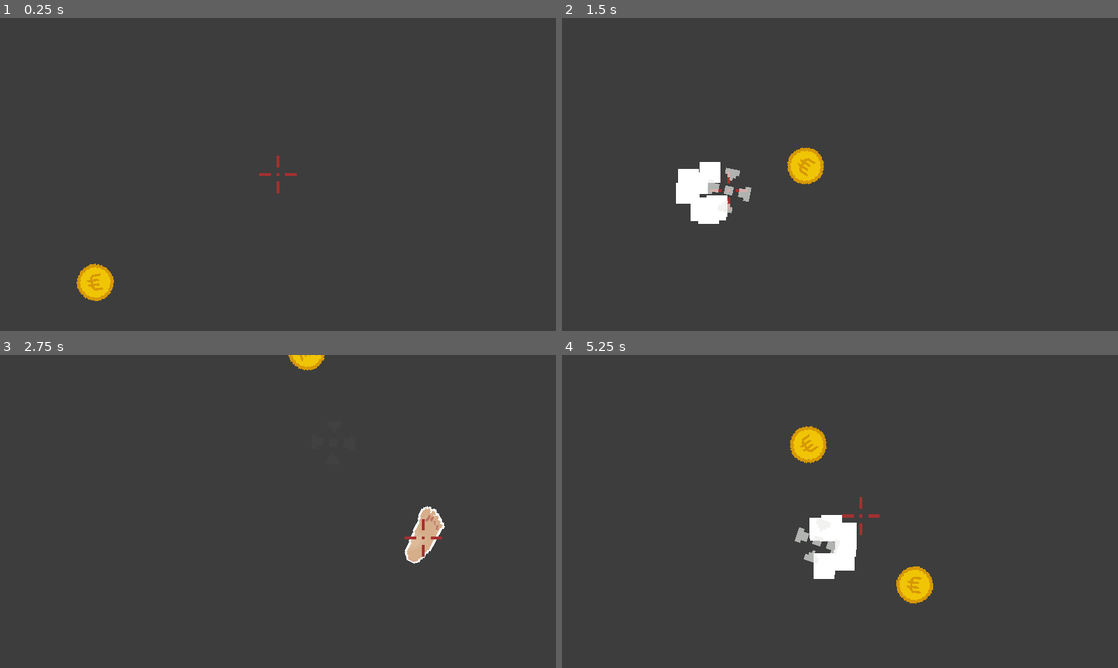
Above: before the commit, frames 1-4 (two rows, left to right).
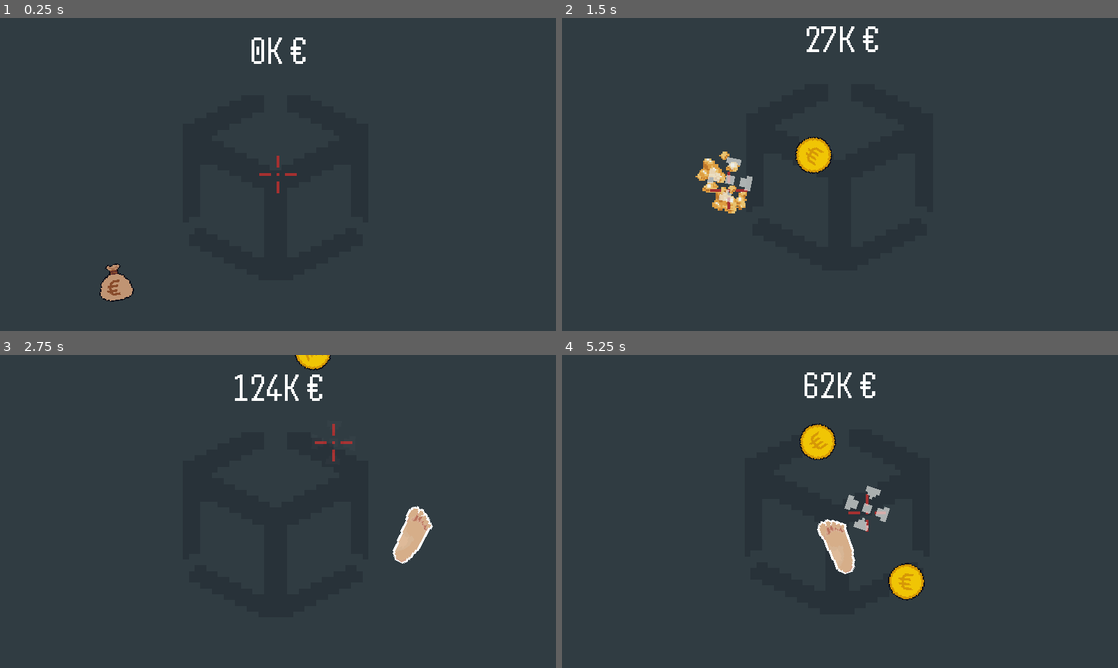
Above: after the commit, the same moments.

Repository: timoschwarzer/unity-footgun
Game: Godot game, scene res://Stage.tscn
Same seed, same stepped clock (60 frames per second), same inputs: the game is played once before the commit and once after it.
Inputs (mouse positions are in pixels of both pictures, inside the frame that each line leads up to):
- Up to frame 1 (0.25 s): no input
- Up to frame 2 (1.5 s): move the mouse to (962, 158) at 0.52 s; click (962, 158) at 0.6 s; move the mouse to (728, 190) at 1.27 s; click (728, 190) at 1.35 s
- Up to frame 3 (2.75 s): move the mouse to (333, 442) at 2.02 s; click (333, 442) at 2.1 s
- Up to frame 4 (5.25 s): move the mouse to (812, 574) at 2.77 s; click (812, 574) at 2.85 s; move the mouse to (1006, 558) at 3.52 s; click (1006, 558) at 3.6 s; move the mouse to (673, 464) at 4.27 s; click (673, 464) at 4.35 s; move the mouse to (867, 511) at 5.02 s; click (867, 511) at 5.1 s

The runs differ from the first frame. In frame 1, 1.3% of the frame differs, in the area x 13-55%, y 6-91%; in frame 2, 3.0%; in frame 3, 1.6%; in frame 4, 3.4%, in the area x 41-67%, y 5-80%.

Commit message:
Finish game

Diff:
--- /dev/null
+++ b/Camera.gd
@@ -0,0 +1,37 @@
+extends Camera2D
+
+var shake_length := 1.0
+var shake_timeout := 0.0
+var shake_amplitude := 0.0
+var shake_target := Vector2()
+var zoom_target := 0.0
+var shock_timeout := 0.0
+var zoom_uniform := 1.0
+var zoom_uniform_offset := 0.0
+
+func _process(delta: float) -> void:
+	shake_timeout -= delta
+	shock_timeout -= delta
+
+	if (shake_timeout > 0):
+		if (shock_timeout <= 0):
+			var rand_amplitude = shake_timeout / shake_length * shake_amplitude
+			shake_target = Vector2(randf_range(-rand_amplitude, rand_amplitude), randf_range(-rand_amplitude, rand_amplitude))
+			shock_timeout = randf_range(0.03, 0.04)
+			zoom_target = shake_timeout / shake_length * randf_range(-0.1, 0.1) * rand_amplitude * 0.01
+
+		offset = offset.lerp(shake_target, 15.0 * delta * shock_timeout * 20.0)
+		zoom_uniform_offset = lerp(zoom_uniform_offset, zoom_target, 15.0 * delta * shock_timeout * 20.0)
+	else:
+		offset = offset.lerp(Vector2(), 15.0 * delta)
+		zoom_uniform_offset = lerp(zoom_uniform_offset, 0.0, 15.0 * delta)
+
+	zoom = Vector2(
+		zoom_uniform + zoom_uniform_offset,
+		zoom_uniform + zoom_uniform_offset
+	)
+
+func shake(length, amplitude):
+	shake_timeout = length
+	shake_length = length
+	shake_amplitude = amplitude
--- a/Crosshair.gd
+++ b/Crosshair.gd
@@ -1,17 +1,33 @@
 extends Node2D
 
 @onready var foot_detect_area = $TransformReset/FootDetectArea
+@onready var detach_line = $DetachLine
+@onready var foot_detect_shape = $TransformReset/FootDetectArea/FootDetectShape
+
+@export var foot_detect_radius = 0.0 : set = set_foot_detect_radius, get = get_foot_detect_radius
 
 var bodies_inside = []
 var mouse_pos_snap_pos_ratio = 0.0
 var snap_pos = Vector2(0, 0)
 
+func set_foot_detect_radius(value):
+	foot_detect_shape.shape.radius = value
+	print(value)
+
+func get_foot_detect_radius():
+	return foot_detect_shape.shape.radius
+
 func _process(delta: float) -> void:
-	foot_detect_area.global_position = get_global_mouse_position()
-	global_position = lerp(get_global_mouse_position(), snap_pos, mouse_pos_snap_pos_ratio)
+	var mouse_pos = get_global_mouse_position()
+	foot_detect_area.global_position = mouse_pos
+	global_position = lerp(mouse_pos, snap_pos, mouse_pos_snap_pos_ratio)
 
-	if !bodies_inside.is_empty():
+	if GameState.active && !bodies_inside.is_empty():
 		snap_pos = bodies_inside[0].global_position
+
+	detach_line.modulate.a = mouse_pos_snap_pos_ratio
+	if mouse_pos_snap_pos_ratio > 0.0:
+		detach_line.set_point_position(1, transform.affine_inverse() * mouse_pos)
 
 func _on_foot_detect_area_body_entered(body: Node2D) -> void:
 	if !body.is_in_group('feet'):
@@ -28,9 +44,10 @@
 	update_snapping()
 
 func update_snapping() -> void:
+	if !GameState.active:
+		return
+
 	if bodies_inside.is_empty():
-		var tween = get_tree().create_tween()
-		tween.tween_property(self, 'mouse_pos_snap_pos_ratio', 0.0, 0.3).set_ease(Tween.EASE_OUT).set_trans(Tween.TRANS_EXPO)
+		get_tree().create_tween().tween_property(self, 'mouse_pos_snap_pos_ratio', 0.0, 0.3).set_ease(Tween.EASE_OUT).set_trans(Tween.TRANS_EXPO)
 	else:
-		var tween = get_tree().create_tween()
-		tween.tween_property(self, 'mouse_pos_snap_pos_ratio', 1.0, 0.3).set_ease(Tween.EASE_OUT).set_trans(Tween.TRANS_EXPO)
+		get_tree().create_tween().tween_property(self, 'mouse_pos_snap_pos_ratio', 1.0, 0.3).set_ease(Tween.EASE_OUT).set_trans(Tween.TRANS_EXPO)
--- a/Crosshair.tscn
+++ b/Crosshair.tscn
@@ -1,10 +1,17 @@
-[gd_scene load_steps=4 format=3 uid="uid://bomdio0wj7dkt"]
+[gd_scene load_steps=6 format=3 uid="uid://bomdio0wj7dkt"]
 
 [ext_resource type="Script" path="res://Crosshair.gd" id="1_5ki7d"]
 [ext_resource type="Texture2D" uid="uid://b0d4dvk7issy" path="res://assets/crosshair1.png" id="2_88ivv"]
 
 [sub_resource type="CircleShape2D" id="CircleShape2D_jjlvh"]
-radius = 457.01
+radius = 1.0
+
+[sub_resource type="Curve" id="Curve_57vrr"]
+_data = [Vector2(0, 1), 0.0, 0.0, 0, 0, Vector2(1, 0), 0.0, 0.0, 0, 0]
+point_count = 2
+
+[sub_resource type="Gradient" id="Gradient_cyt6e"]
+colors = PackedColorArray(1, 1, 1, 1, 1, 1, 1, 0)
 
 [node name="Crosshair" type="Node2D"]
 script = ExtResource("1_5ki7d")
@@ -13,12 +20,19 @@
 
 [node name="FootDetectArea" type="Area2D" parent="TransformReset"]
 
-[node name="CollisionShape" type="CollisionShape2D" parent="TransformReset/FootDetectArea"]
+[node name="FootDetectShape" type="CollisionShape2D" parent="TransformReset/FootDetectArea"]
 shape = SubResource("CircleShape2D_jjlvh")
 
 [node name="Sprite" type="Sprite2D" parent="."]
 scale = Vector2(10, 10)
 texture = ExtResource("2_88ivv")
 
+[node name="DetachLine" type="Line2D" parent="."]
+points = PackedVector2Array(0, 0, 100, 0)
+width_curve = SubResource("Curve_57vrr")
+gradient = SubResource("Gradient_cyt6e")
+begin_cap_mode = 2
+end_cap_mode = 2
+
 [connection signal="body_entered" from="TransformReset/FootDetectArea" to="." method="_on_foot_detect_area_body_entered"]
 [connection signal="body_exited" from="TransformReset/FootDetectArea" to="." method="_on_foot_detect_area_body_exited"]
--- a/CrosshairImprint.tscn
+++ b/CrosshairImprint.tscn
@@ -2,6 +2,21 @@
 
 [ext_resource type="Script" path="res://CrosshairImprint.gd" id="1_hh02m"]
 [ext_resource type="Texture2D" uid="uid://bey2slvvgck65" path="res://assets/crosshair2.png" id="1_uvhpu"]
+
+[sub_resource type="Animation" id="Animation_xbm77"]
+length = 0.001
+tracks/0/type = "value"
+tracks/0/imported = false
+tracks/0/enabled = true
+tracks/0/path = NodePath("Sprite:modulate")
+tracks/0/interp = 1
+tracks/0/loop_wrap = true
+tracks/0/keys = {
+"times": PackedFloat32Array(0),
+"transitions": PackedFloat32Array(1),
+"update": 0,
+"values": [Color(1, 1, 1, 1)]
+}
 
 [sub_resource type="Animation" id="Animation_tl680"]
 resource_name = "fade_out"
@@ -32,21 +47,6 @@
 }]
 }
 
-[sub_resource type="Animation" id="Animation_xbm77"]
-length = 0.001
-tracks/0/type = "value"
-tracks/0/imported = false
-tracks/0/enabled = true
-tracks/0/path = NodePath("Sprite:modulate")
-tracks/0/interp = 1
-tracks/0/loop_wrap = true
-tracks/0/keys = {
-"times": PackedFloat32Array(0),
-"transitions": PackedFloat32Array(1),
-"update": 0,
-"values": [Color(1, 1, 1, 1)]
-}
-
 [sub_resource type="AnimationLibrary" id="AnimationLibrary_v53fr"]
 _data = {
 "RESET": SubResource("Animation_xbm77"),
--- a/FlyingObject.gd
+++ b/FlyingObject.gd
@@ -9,7 +9,17 @@
 
 func become_foot():
 	sprite.texture = preload('res://assets/foot.png')
+	explode_particles.texture = preload('res://assets/foot_particles.png')
 	add_to_group('feet')
+
+func become_money():
+	match randi() % 2:
+		0:
+			sprite.texture = preload('res://assets/coin_outline.png')
+			explode_particles.texture = preload('res://assets/gold_particles.png')
+		1:
+			sprite.texture = preload('res://assets/bag_outline.png')
+			explode_particles.texture = preload('res://assets/gold_particles.png')
 
 func _process(delta: float) -> void:
 	explode_particles.global_rotation = 0.0
--- a/FlyingObject.tscn
+++ b/FlyingObject.tscn
@@ -1,7 +1,8 @@
-[gd_scene load_steps=11 format=3 uid="uid://capnfqe17wj1a"]
+[gd_scene load_steps=10 format=3 uid="uid://capnfqe17wj1a"]
 
-[ext_resource type="Texture2D" uid="uid://bvhymfnyub4vu" path="res://assets/coin.png" id="1_6fwic"]
 [ext_resource type="Script" path="res://FlyingObject.gd" id="1_aiadf"]
+[ext_resource type="Texture2D" uid="uid://cfe2j22r5ow51" path="res://assets/coin_outline.png" id="2_vv1jq"]
+[ext_resource type="Texture2D" uid="uid://cq26utm5mrj53" path="res://assets/gold_particles.png" id="3_7prx3"]
 
 [sub_resource type="CircleShape2D" id="CircleShape2D_yl21u"]
 radius = 117.017
@@ -80,16 +81,11 @@
 "explode": SubResource("Animation_7j6js")
 }
 
-[sub_resource type="Gradient" id="Gradient_ml4j7"]
-colors = PackedColorArray(1, 1, 1, 1, 1, 1, 1, 1)
-
-[sub_resource type="FastNoiseLite" id="FastNoiseLite_axbp2"]
-
-[sub_resource type="NoiseTexture2D" id="NoiseTexture2D_rfeft"]
-width = 1
-height = 1
-color_ramp = SubResource("Gradient_ml4j7")
-noise = SubResource("FastNoiseLite_axbp2")
+[sub_resource type="CanvasItemMaterial" id="CanvasItemMaterial_oq23s"]
+particles_animation = true
+particles_anim_h_frames = 3
+particles_anim_v_frames = 1
+particles_anim_loop = false
 
 [sub_resource type="Curve" id="Curve_pvtu2"]
 _data = [Vector2(0, 0.991649), 0.0, -3.49446, 0, 0, Vector2(1, 0), 0.0, 0.0, 0, 0]
@@ -101,7 +97,7 @@
 
 [node name="Sprite" type="Sprite2D" parent="."]
 scale = Vector2(4, 4)
-texture = ExtResource("1_6fwic")
+texture = ExtResource("2_vv1jq")
 
 [node name="CollisionShape" type="CollisionShape2D" parent="."]
 shape = SubResource("CircleShape2D_yl21u")
@@ -112,18 +108,19 @@
 }
 
 [node name="ExplodeParticles" type="CPUParticles2D" parent="."]
+material = SubResource("CanvasItemMaterial_oq23s")
 emitting = false
 amount = 10
-one_shot = true
 explosiveness = 1.0
 local_coords = true
-texture = SubResource("NoiseTexture2D_rfeft")
+texture = ExtResource("3_7prx3")
 spread = 180.0
 gravity = Vector2(0, 200)
 initial_velocity_min = 500.0
 initial_velocity_max = 900.0
 damping_min = 1000.0
 damping_max = 2000.0
-scale_amount_min = 100.0
-scale_amount_max = 100.0
+scale_amount_min = 8.0
+scale_amount_max = 8.0
 scale_amount_curve = SubResource("Curve_pvtu2")
+anim_offset_max = 1.0
--- /dev/null
+++ b/GameState.gd
@@ -0,0 +1,3 @@
+extends Node
+
+var active := true
--- a/Stage.gd
+++ b/Stage.gd
@@ -1,59 +1,130 @@
-extends Node2D
+extends Control
 
 const FlyingObject = preload('res://FlyingObject.tscn')
 const CrosshairImprint = preload('res://CrosshairImprint.tscn')
 
 @onready var flying_objects_container = $FlyingObjectsContainer
 @onready var crosshair = $Crosshair
+@onready var score_label = $UIRoot/ScoreLabel
+@onready var highscore_label = $UIRoot/TryAgain/VBoxContainer/HighscoreLabel
+@onready var try_again = $UIRoot/TryAgain
+@onready var camera = $Camera
+@onready var animation_player = $UIRoot/TryAgain/AnimationPlayer
 
 const FREQUENCY_MIN = 0.2
 const FREQUENCY_MAX = 1.0
 const FREQUENCY_STEP = 0.02
+const MAX_FOOT_DETECT_RADIUS = 450.0
+const MAX_FOOT_DETECT_RADIUS_HIGHSCORE_THRESHOLD = 10000.0
 
 var frequency = FREQUENCY_MAX
 var spawn_timeout = 0.0
 var score = 0
+var displayed_score: int = 0
+var highscore: int = 0
 
 func _process(delta: float) -> void:
-	spawn_timeout -= delta
+	if GameState.active:
+		spawn_timeout -= delta
 
-	if Input.is_action_just_pressed('shoot'):
-		var crosshair_imprint_instance = CrosshairImprint.instantiate()
-		crosshair_imprint_instance.global_position = crosshair.global_position
-		add_child(crosshair_imprint_instance)
+		if Input.is_action_just_pressed('shoot'):
+			var crosshair_imprint_instance = CrosshairImprint.instantiate()
+			crosshair_imprint_instance.global_position = crosshair.global_position
+			add_child(crosshair_imprint_instance)
 
-		var space = get_world_2d().direct_space_state
-		var query_parameters = PhysicsPointQueryParameters2D.new()
-		query_parameters.position = crosshair.global_position
-		var objects_under_crosshair = space.intersect_point(query_parameters, 4)
+			var space = get_world_2d().direct_space_state
+			var query_parameters = PhysicsPointQueryParameters2D.new()
+			query_parameters.position = crosshair.global_position
+			var objects_under_crosshair = space.intersect_point(query_parameters, 4)
 
-		var closest = null
-		var closest_distance = null
+			var closest: FlyingObject = null
+			var closest_distance = null
 
-		for hit in objects_under_crosshair:
-			if !(hit.collider is FlyingObject):
-				continue
+			for hit in objects_under_crosshair:
+				if !(hit.collider is FlyingObject):
+					continue
 
-			var distance = crosshair.global_position.distance_squared_to(hit.collider.global_position)
-			if closest == null || distance < closest_distance:
-				closest = hit.collider
-				closest_distance = distance
+				var distance = crosshair.global_position.distance_squared_to(hit.collider.global_position)
+				if closest == null || distance < closest_distance:
+					closest = hit.collider
+					closest_distance = distance
 
-		if closest:
-			closest.explode()
-			frequency = max(FREQUENCY_MIN, frequency - FREQUENCY_STEP)
+			if closest:
+				closest.explode()
+				frequency = max(FREQUENCY_MIN, frequency - FREQUENCY_STEP)
 
-	if spawn_timeout < 0:
-		spawn_flying_object()
-		spawn_timeout = frequency
+				if closest.is_in_group('feet'):
+					score = max(0, score - highscore * 0.5)
+					score_label.modulate = Color.RED
+					get_tree().create_tween().tween_property(score_label, 'modulate', Color.WHITE, 1.0)
+				else:
+					var added_points = randi_range(100, 200)
+					score += added_points
+
+				if score < 1:
+					end_game()
+
+				get_tree().create_tween().tween_property(self, 'displayed_score', score, 1.0).set_ease(Tween.EASE_OUT).set_trans(Tween.TRANS_QUAD)
+				highscore = max(highscore, score)
+				camera.shake(0.3, 100)
+				update_foot_detect_radius()
+			else:
+				camera.shake(0.2, 40)
+
+		if spawn_timeout < 0:
+			spawn_flying_object()
+			spawn_timeout = frequency
+
+	score_label.text = '%sK €' % make_score_string(displayed_score)
+
+func make_score_string(value):
+	var score_string = str(value)
+	for i in range(score_string.length() - 3, 0, -3):
+		score_string = score_string.insert(i, '.')
+	return score_string
 
 func spawn_flying_object():
 	var viewport_size = get_viewport_rect().size
 	var instance := FlyingObject.instantiate()
-	instance.global_position = Vector2(randf_range(0, viewport_size.x), viewport_size.y + 50)
+	instance.global_position = Vector2(randf_range(100, viewport_size.x - 100), viewport_size.y + 50)
 	instance.linear_velocity = Vector2(randf_range(-300, 300), randf_range(-viewport_size.y * 0.8, -viewport_size.y * 1.5))
 	instance.angular_velocity = randf_range(-1.5, 1.5)
 	flying_objects_container.add_child(instance)
 
-	if randi() % 3 == 0:
+	if randi() % 3 == 0 && score > 0:
 		instance.become_foot()
+	else:
+		instance.become_money()
+
+func end_game():
+	GameState.active = false
+	try_again.modulate.a = 0
+	try_again.visible = true
+	highscore_label.text = 'Highscore: %sK €' % make_score_string(highscore)
+	get_tree().create_tween().tween_property(crosshair, 'mouse_pos_snap_pos_ratio', 0.0, 1.0).set_ease(Tween.EASE_OUT).set_trans(Tween.TRANS_EXPO)
+	get_tree().create_tween().tween_property(try_again, 'modulate', Color.WHITE, 1.0)
+	animation_player.play('amogus')
+
+func restart_game():
+	frequency = FREQUENCY_MAX
+	score = 0
+	displayed_score = 0
+	highscore = 0
+	GameState.active = true
+	update_foot_detect_radius()
+
+func update_foot_detect_radius():
+	crosshair.foot_detect_radius = min((highscore / MAX_FOOT_DETECT_RADIUS_HIGHSCORE_THRESHOLD), 1.0) * MAX_FOOT_DETECT_RADIUS
+
+func _on_yes_button_pressed() -> void:
+	if GameState.active:
+		return
+
+	restart_game()
+
+	var tween = get_tree().create_tween()
+	tween.tween_property(try_again, 'modulate', Color.TRANSPARENT, 0.3)
+	tween.finished.connect(
+		func():
+			try_again.visible = false
+	)
--- a/Stage.tscn
+++ b/Stage.tscn
@@ -1,11 +1,240 @@
-[gd_scene load_steps=3 format=3 uid="uid://bqumu08tqr6e7"]
+[gd_scene load_steps=15 format=3 uid="uid://bqumu08tqr6e7"]
 
 [ext_resource type="Script" path="res://Stage.gd" id="1_iiwl1"]
 [ext_resource type="PackedScene" uid="uid://bomdio0wj7dkt" path="res://Crosshair.tscn" id="2_ukxpg"]
-
-[node name="Stage" type="Node2D"]
+[ext_resource type="FontFile" uid="uid://bgdespvtl5tmn" path="res://assets/Handjet-Regular.ttf" id="3_dq0mj"]
+[ext_resource type="Texture2D" uid="uid://h0m0l2tywyoa" path="res://assets/Button1.png" id="4_umgto"]
+[ext_resource type="Texture2D" uid="uid://evuiymxh5a1j" path="res://assets/Button2.png" id="5_ckp8u"]
+[ext_resource type="Texture2D" uid="uid://dsvm27vin3a7n" path="res://assets/Unity_logo.png" id="5_w80pv"]
+[ext_resource type="Texture2D" uid="uid://cxfgeuh1y2vng" path="res://assets/godotus.png" id="6_5rgjs"]
+[ext_resource type="Script" path="res://Camera.gd" id="6_kjyxc"]
+
+[sub_resource type="Gradient" id="Gradient_x1nli"]
+colors = PackedColorArray(1, 1, 1, 1, 1, 1, 1, 1)
+
+[sub_resource type="FastNoiseLite" id="FastNoiseLite_siqv2"]
+
+[sub_resource type="NoiseTexture2D" id="NoiseTexture2D_aw7pj"]
+width = 1
+height = 1
+color_ramp = SubResource("Gradient_x1nli")
+noise = SubResource("FastNoiseLite_siqv2")
+
+[sub_resource type="Animation" id="Animation_b2tkh"]
+length = 0.001
+tracks/0/type = "value"
+tracks/0/imported = false
+tracks/0/enabled = true
+tracks/0/path = NodePath("Godotus:anchor_top")
+tracks/0/interp = 1
+tracks/0/loop_wrap = true
+tracks/0/keys = {
+"times": PackedFloat32Array(0),
+"transitions": PackedFloat32Array(1),
+"update": 0,
+"values": [1.2]
+}
+tracks/1/type = "value"
+tracks/1/imported = false
+tracks/1/enabled = true
+tracks/1/path = NodePath("Godotus:anchor_bottom")
+tracks/1/interp = 1
+tracks/1/loop_wrap = true
+tracks/1/keys = {
+"times": PackedFloat32Array(0),
+"transitions": PackedFloat32Array(1),
+"update": 0,
+"values": [1.2]
+}
+tracks/2/type = "value"
+tracks/2/imported = false
+tracks/2/enabled = true
+tracks/2/path = NodePath("Godotus:self_modulate")
+tracks/2/interp = 1
+tracks/2/loop_wrap = true
+tracks/2/keys = {
+"times": PackedFloat32Array(0),
+"transitions": PackedFloat32Array(1),
+"update": 0,
+"values": [Color(1, 1, 1, 0)]
+}
+
+[sub_resource type="Animation" id="Animation_piuyi"]
+resource_name = "amogus"
+length = 13.0
+tracks/0/type = "value"
+tracks/0/imported = false
+tracks/0/enabled = true
+tracks/0/path = NodePath("Godotus:anchor_top")
+tracks/0/interp = 1
+tracks/0/loop_wrap = true
+tracks/0/keys = {
+"times": PackedFloat32Array(8, 13),
+"transitions": PackedFloat32Array(0.517632, 1),
+"update": 0,
+"values": [1.2, 1.0]
+}
+tracks/1/type = "value"
+tracks/1/imported = false
+tracks/1/enabled = true
+tracks/1/path = NodePath("Godotus:anchor_bottom")
+tracks/1/interp = 1
+tracks/1/loop_wrap = true
+tracks/1/keys = {
+"times": PackedFloat32Array(8, 13),
+"transitions": PackedFloat32Array(0.517632, 1),
+"update": 0,
+"values": [1.2, 1.0]
+}
+tracks/2/type = "value"
+tracks/2/imported = false
+tracks/2/enabled = true
+tracks/2/path = NodePath("Godotus:self_modulate")
+tracks/2/interp = 1
+tracks/2/loop_wrap = true
+tracks/2/keys = {
+"times": PackedFloat32Array(8, 13),
+"transitions": PackedFloat32Array(1, 1),
+"update": 0,
+"values": [Color(1, 1, 1, 0), Color(1, 1, 1, 1)]
+}
+
+[sub_resource type="AnimationLibrary" id="AnimationLibrary_fg0ha"]
+_data = {
+"RESET": SubResource("Animation_b2tkh"),
+"amogus": SubResource("Animation_piuyi")
+}
+
+[node name="Stage" type="Control"]
+layout_mode = 3
+anchors_preset = 15
+anchor_right = 1.0
+anchor_bottom = 1.0
+grow_horizontal = 2
+grow_vertical = 2
 script = ExtResource("1_iiwl1")
 
+[node name="UIRoot" type="Control" parent="."]
+layout_mode = 1
+anchors_preset = 15
+anchor_right = 1.0
+anchor_bottom = 1.0
+grow_horizontal = 2
+grow_vertical = 2
+
+[node name="Unity" type="TextureRect" parent="UIRoot"]
+self_modulate = Color(1, 1, 1, 0.203922)
+layout_mode = 1
+anchors_preset = -1
+anchor_left = 0.5
+anchor_top = 0.55
+anchor_right = 0.5
+anchor_bottom = 0.55
+offset_left = -328.0
+offset_top = -328.12
+offset_right = -296.0
+offset_bottom = -296.12
+grow_horizontal = 2
+grow_vertical = 2
+scale = Vector2(20, 20)
+texture = ExtResource("5_w80pv")
+
+[node name="ScoreLabel" type="Label" parent="UIRoot"]
+layout_mode = 1
+anchors_preset = -1
+anchor_right = 1.0
+offset_top = 32.0
+grow_horizontal = 2
+theme_override_fonts/font = ExtResource("3_dq0mj")
+theme_override_font_sizes/font_size = 140
+text = "0K €"
+horizontal_alignment = 1
+
+[node name="TryAgain" type="Control" parent="UIRoot"]
+visible = false
+layout_mode = 1
+anchors_preset = 15
+anchor_right = 1.0
+anchor_bottom = 1.0
+grow_horizontal = 2
+grow_vertical = 2
+
+[node name="TryAgainOverlay" type="TextureRect" parent="UIRoot/TryAgain"]
+self_modulate = Color(0, 0, 0, 1)
+layout_mode = 1
+anchors_preset = -1
+anchor_right = 1.0
+anchor_bottom = 1.0
+offset_left = -1000.0
+offset_top = -1000.0
+offset_right = 1000.0
+offset_bottom = 1000.0
+grow_horizontal = 2
+grow_vertical = 2
+texture = SubResource("NoiseTexture2D_aw7pj")
+
+[node name="VBoxContainer" type="VBoxContainer" parent="UIRoot/TryAgain"]
+layout_mode = 1
+anchors_preset = -1
+anchor_right = 1.0
+anchor_bottom = 1.0
+offset_left = 32.0
+offset_top = 32.0
+offset_right = -32.0
+offset_bottom = -32.0
+grow_horizontal = 2
+grow_vertical = 2
+alignment = 1
+
+[node name="HighscoreLabel" type="Label" parent="UIRoot/TryAgain/VBoxContainer"]
+layout_mode = 2
+theme_override_fonts/font = ExtResource("3_dq0mj")
+theme_override_font_sizes/font_size = 100
+text = "Highscore: 99999K €"
+horizontal_alignment = 1
+autowrap_mode = 2
+
+[node name="TryAgainTextLabel" type="Label" parent="UIRoot/TryAgain/VBoxContainer"]
+layout_mode = 2
+theme_override_fonts/font = ExtResource("3_dq0mj")
+theme_override_font_sizes/font_size = 64
+text = "You seem to like shooting yourself in the foot while trying to make a shitton of money.
+Try again regardless?"
+horizontal_alignment = 1
+autowrap_mode = 2
+
+[node name="YesButton" type="TextureButton" parent="UIRoot/TryAgain/VBoxContainer"]
+layout_mode = 2
+size_flags_horizontal = 4
+texture_normal = ExtResource("4_umgto")
+texture_pressed = ExtResource("5_ckp8u")
+
+[node name="Godotus" type="TextureRect" parent="UIRoot/TryAgain"]
+self_modulate = Color(1, 1, 1, 0)
+layout_mode = 1
+anchors_preset = -1
+anchor_left = 1.0
+anchor_top = 1.2
+anchor_right = 1.0
+anchor_bottom = 1.2
+offset_left = -448.0
+offset_top = -444.0
+grow_horizontal = 0
+grow_vertical = 0
+texture = ExtResource("6_5rgjs")
+flip_h = true
+
+[node name="AnimationPlayer" type="AnimationPlayer" parent="UIRoot/TryAgain"]
+libraries = {
+"": SubResource("AnimationLibrary_fg0ha")
+}
+
 [node name="FlyingObjectsContainer" type="Node2D" parent="."]
 
 [node name="Crosshair" parent="." instance=ExtResource("2_ukxpg")]
+
+[node name="Camera" type="Camera2D" parent="."]
+anchor_mode = 0
+script = ExtResource("6_kjyxc")
+
+[connection signal="pressed" from="UIRoot/TryAgain/VBoxContainer/YesButton" to="." method="_on_yes_button_pressed"]
--- a/project.godot
+++ b/project.godot
@@ -13,7 +13,14 @@
 config/name="unity-footgun"
 run/main_scene="res://Stage.tscn"
 config/features=PackedStringArray("4.1", "GL Compatibility")
-config/icon="res://icon.svg"
+boot_splash/bg_color=Color(0.141176, 0.121569, 0.129412, 1)
+boot_splash/image="res://assets/not-made-with-unity.png"
+boot_splash/fullsize=false
+config/icon="res://assets/foot.png"
+
+[autoload]
+
+GameState="*res://GameState.gd"
 
 [display]
 
@@ -35,4 +42,5 @@
 textures/canvas_textures/default_texture_filter=0
 renderer/rendering_method="gl_compatibility"
 renderer/rendering_method.mobile="gl_compatibility"
-environment/defaults/default_clear_color=Color(0.239216, 0.239216, 0.239216, 1)
+textures/vram_compression/import_etc2_astc=true
+environment/defaults/default_clear_color=Color(0.188235, 0.235294, 0.258824, 1)
Not shown, added: assets/Button1.png.import
Not shown, added: assets/Button2.png.import
Binary file added: assets/Handjet-Regular.ttf
Not shown, added: assets/Handjet-Regular.ttf.import
Not shown, added: assets/bag.png.import
Not shown, added: assets/bag_outline.png.import
Not shown, added: assets/coin_outline.png.import
Not shown, added: assets/foot_particles.png.import
Not shown, added: assets/godotus.png.import
Not shown, added: assets/gold_particles.png.import
Binary file added: assets/not-made-with-unity.png
Not shown, added: assets/not-made-with-unity.png.import
